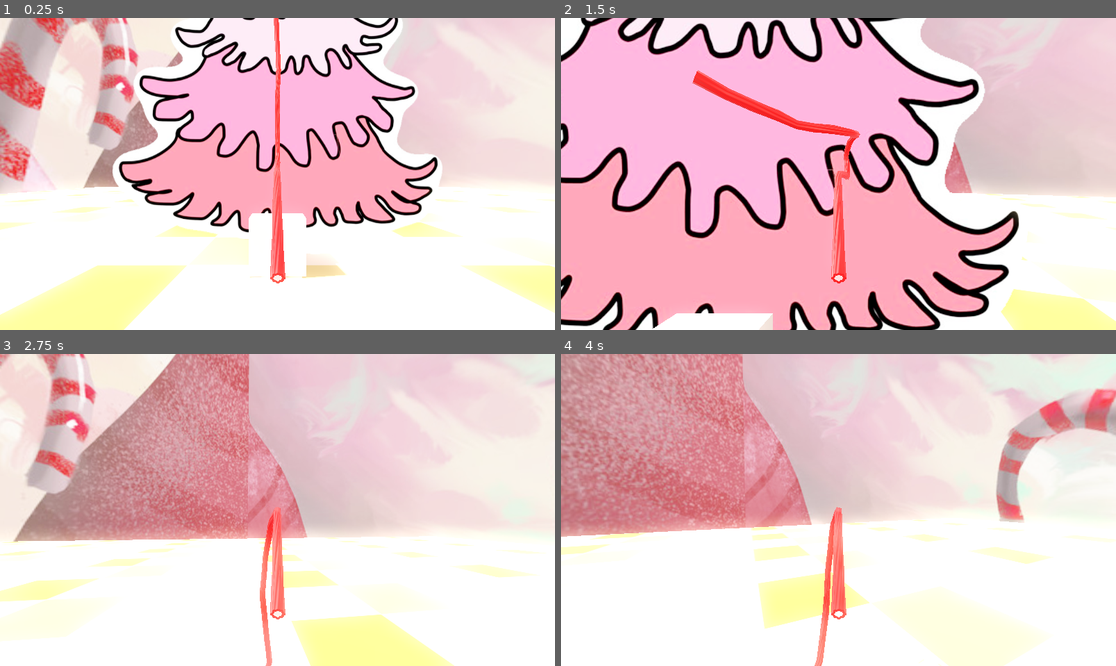
Above: before the commit, frames 1-4 (two rows, left to right).
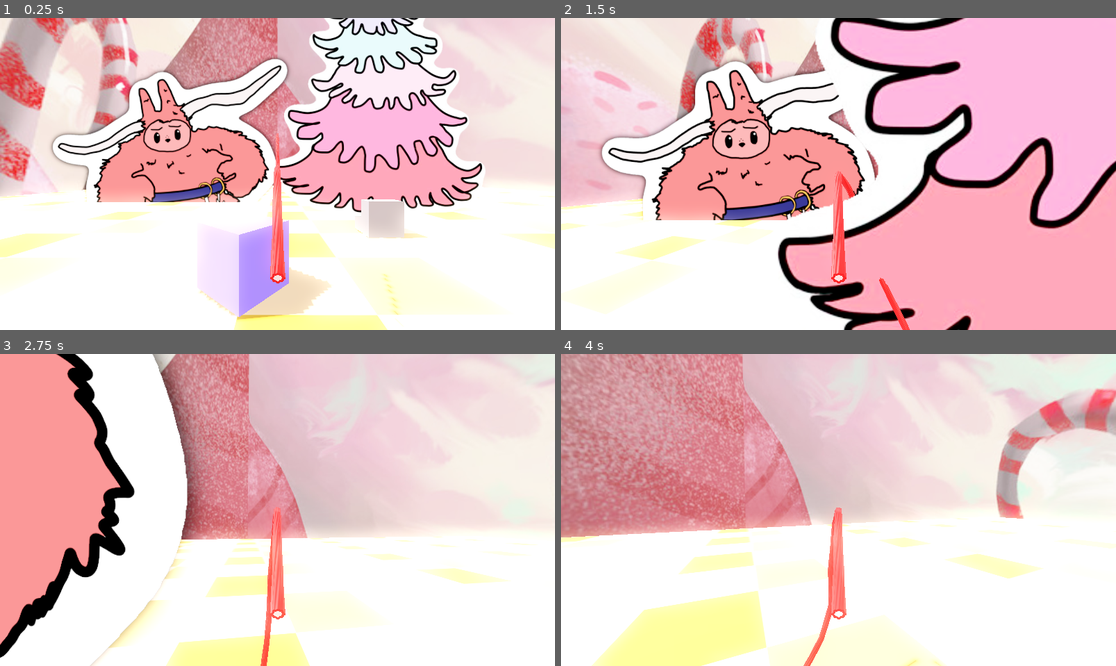
Above: after the commit, the same moments.

Repository: gartenschlaefer/flippin_sweet_deco_hunter
Game: Godot game, scene res://scenes/testing/test_deco.tscn
Same seed, same stepped clock (60 frames per second), same inputs: the game is played once before the commit and once after it. This scene is started directly instead of the project's main scene.
Inputs (mouse positions are in pixels of both pictures, inside the frame that each line leads up to):
- Up to frame 1 (0.25 s): no input
- Up to frame 2 (1.5 s): tap Enter at 0.5 s; move the mouse to (866, 174) at 0.52 s; hold W (forward) from 0.53 s (still down); tap X (interact) at 0.6 s; tap Space (jump) at 0.77 s; move the mouse to (810, 174) at 1.27 s; click (810, 174) at 1.35 s
- Up to frame 3 (2.75 s): keep holding W (forward); tap Space (jump) at 1.52 s; tap X (interact) at 1.55, 2.1 s; move the mouse to (288, 503) at 2.02 s
- Up to frame 4 (4 s): keep holding W (forward); move the mouse to (832, 516) at 2.77 s; tap Q at 2.85 s; tap Space (jump) at 3.02, 3.77 s; tap X (interact) at 3.05, 3.8 s; move the mouse to (877, 513) at 3.52 s; hold E from 3.53 s (still down)

The runs differ from the first frame. In frame 1, 48% of the frame differs, in the area x 0-100%, y 0-100%; in frame 2, 79%; in frame 3, 35%; in frame 4, 17%.

Commit message:
interaction area added (for hanging stuff)

Diff:
--- a/prefabs/fp_player.tscn
+++ b/prefabs/fp_player.tscn
@@ -1,8 +1,12 @@
-[gd_scene load_steps=3 format=3 uid="uid://cs6jw26dvr3ym"]
+[gd_scene load_steps=4 format=3 uid="uid://cs6jw26dvr3ym"]
 
 [ext_resource type="Script" uid="uid://bkee4uh7lvqei" path="res://scripts/fp_player.gd" id="1_swpgi"]
 
 [sub_resource type="CapsuleShape3D" id="CapsuleShape3D_ba8i8"]
+
+[sub_resource type="CylinderShape3D" id="CylinderShape3D_swpgi"]
+height = 1.0
+radius = 1.0
 
 [node name="fp_player" type="CharacterBody3D"]
 script = ExtResource("1_swpgi")
@@ -18,3 +22,11 @@
 
 [node name="WeaponSocket" type="Node3D" parent="head/Camera3D"]
 transform = Transform3D(0.99999994, 0, 0, 0, 0.41945204, 0.9077775, 0, -0.9077775, 0.41945204, 0, -0.336, -0.658)
+
+[node name="interaction_area" type="Area3D" parent="."]
+collision_layer = 8
+collision_mask = 8
+
+[node name="CollisionShape3D" type="CollisionShape3D" parent="interaction_area"]
+transform = Transform3D(1, 0, 0, 0, 1, 0, 0, 0, 1, 0, 0.5, 0)
+shape = SubResource("CylinderShape3D_swpgi")
--- a/project.godot
+++ b/project.godot
@@ -63,6 +63,13 @@
 ]
 }
 
+[layer_names]
+
+3d_physics/layer_1="world"
+3d_physics/layer_2="player"
+3d_physics/layer_3="enemy"
+3d_physics/layer_4="interaction"
+
 [physics]
 
 3d/physics_engine="Jolt Physics"
--- a/scenes/testing/test_deco.tscn
+++ b/scenes/testing/test_deco.tscn
@@ -61,15 +61,15 @@
 
 [sub_resource type="BoxMesh" id="BoxMesh_htlnx"]
 
-[sub_resource type="AtlasTexture" id="AtlasTexture_htlnx"]
+[sub_resource type="AtlasTexture" id="AtlasTexture_vnriv"]
 atlas = ExtResource("7_vnriv")
-region = Rect2(0, 0, 708, 768)
+region = Rect2(0, 0, 2556, 5541)
 
 [sub_resource type="SpriteFrames" id="SpriteFrames_8ywur"]
 animations = [{
 "frames": [{
 "duration": 1.0,
-"texture": SubResource("AtlasTexture_htlnx")
+"texture": SubResource("AtlasTexture_vnriv")
 }],
 "loop": true,
 "name": &"default",
@@ -116,10 +116,11 @@
 shape = SubResource("ConcavePolygonShape3D_htlnx")
 
 [node name="fp_player" parent="." instance=ExtResource("3_rldlp")]
-transform = Transform3D(1, 0, 0, 0, 1, 0, 0, 0, 1, 0, 0, 4.0255527)
+transform = Transform3D(1, 0, 0, 0, 1, 0, 0, 0, 1, -3.0490212, 0, 6.1791053)
 
-[node name="christmas_tree" type="Node3D" parent="."]
+[node name="christmas_tree" type="Node3D" parent="." node_paths=PackedStringArray("debug_cube")]
 script = ExtResource("4_67i2j")
+debug_cube = NodePath("debug_cube")
 
 [node name="AnimatedSprite3D" type="AnimatedSprite3D" parent="christmas_tree"]
 transform = Transform3D(1, 0, 0, 0, 1, 0, 0, 0, 1, 0, 5.017766, 0)
@@ -133,6 +134,8 @@
 shape = SubResource("CylinderShape3D_67i2j")
 
 [node name="hang_deco_area" type="Area3D" parent="christmas_tree"]
+collision_layer = 8
+collision_mask = 8
 
 [node name="CollisionShape3D" type="CollisionShape3D" parent="christmas_tree/hang_deco_area"]
 transform = Transform3D(1, 0, 0, 0, 1, 0, 0, 0, 1, 0, 1, 0)
@@ -150,3 +153,6 @@
 transform = Transform3D(0.7, 0, 0, 0, 0.7, 0, 0, 0, 0.7, -9.117514, 2.702044, 0)
 billboard = 1
 sprite_frames = SubResource("SpriteFrames_8ywur")
+
+[connection signal="area_entered" from="christmas_tree/hang_deco_area" to="christmas_tree" method="_on_hang_deco_area_area_entered"]
+[connection signal="area_exited" from="christmas_tree/hang_deco_area" to="christmas_tree" method="_on_hang_deco_area_area_exited"]
--- a/scripts/christmas_tree.gd
+++ b/scripts/christmas_tree.gd
@@ -4,13 +4,30 @@
 extends Node3D
 
 var collected_deco = []
-
+@export var debug_cube: MeshInstance3D = null
 
 func _ready():
-	pass
+
+	# change color
+	self.debug_cube_set_inactive()
 
 
 func add_deco_to_tree(deco_index: int):
 
 	print("add deco i: ", deco_index)
 	pass
+
+
+func debug_cube_set_active(): debug_cube.get_active_material(0).set_albedo(Color(1.0, 1.0, 0.0))
+func debug_cube_set_inactive(): debug_cube.get_active_material(0).set_albedo(Color(0.5, 0.5, 0.5))
+
+
+# --
+# private functions
+
+func _on_hang_deco_area_area_entered(_area: Area3D) -> void:
+	self.debug_cube_set_active()
+
+
+func _on_hang_deco_area_area_exited(_area: Area3D) -> void:
+	self.debug_cube_set_inactive()
Binary file added: art/oneeye.png
Not shown, added: art/oneeye.png.import
Binary file added: art/whip_sticker.jpg
Not shown, added: art/whip_sticker.jpg.import
